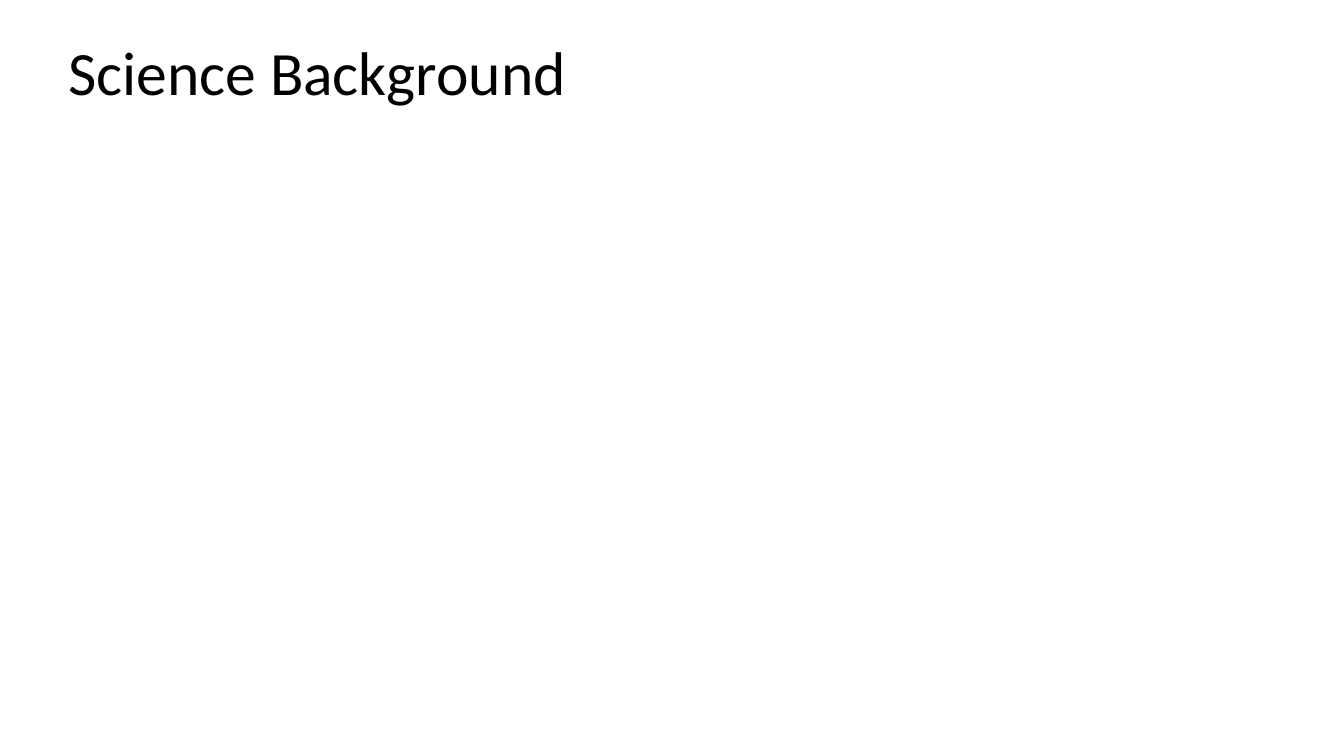
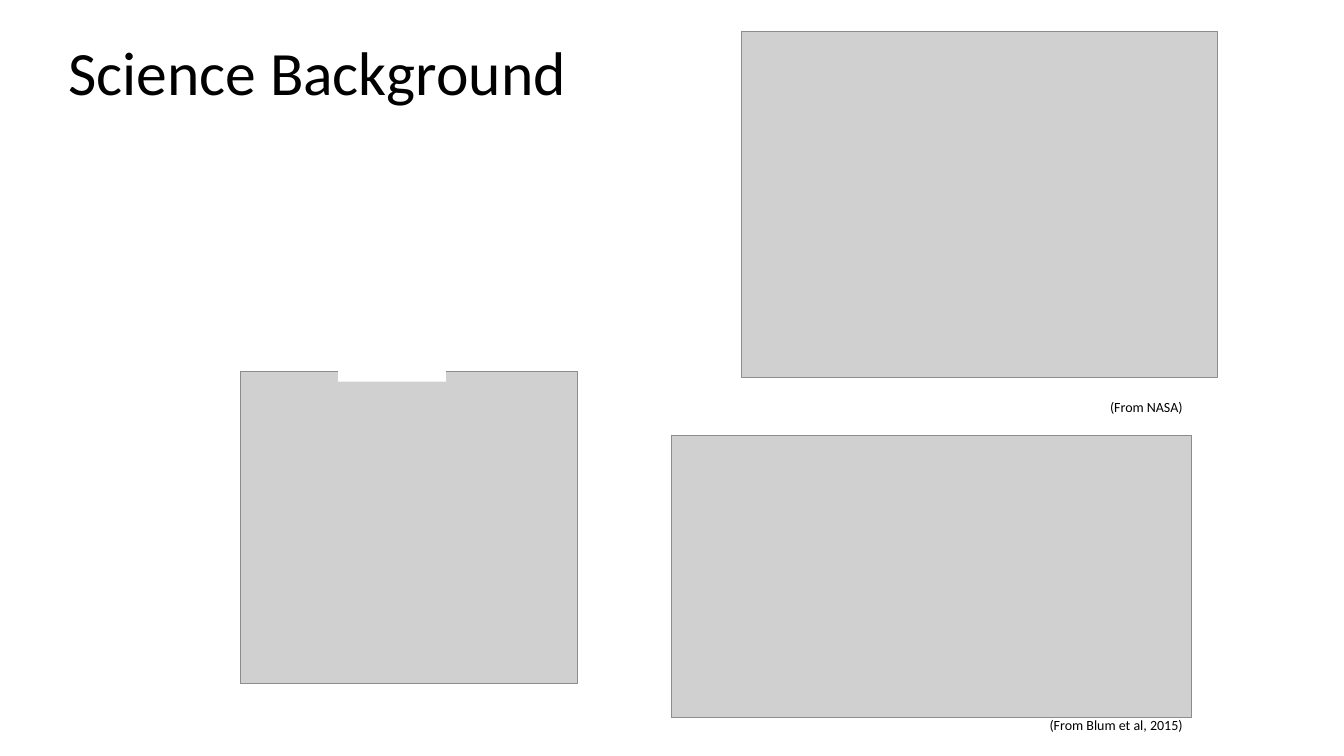
Before and after one commit to conradmr98/lasp-microburst-research, a slide deck: slide 3 of sampexlib/Concept Summaries/LASP Research Summary.pptx. Drawn at 1344x756 pixels with LibreOffice and Linux fonts; fonts in the diff are those of the drawing; grey boxes stand for pictures. Boxes give left, top, right and bottom in pixels: in the first picture for what was removed or moved away, otherwise in the second. Text is boxed around its words. In the diff, an @@ line names an element or a change of style, - is before the commit and + after.

```diff
--- a/sampexlib/Concept Summaries/LASP Research Summary.pptx
+++ b/sampexlib/Concept Summaries/LASP Research Summary.pptx
@@ picture added at (742,31,1218,378) @@
@@ rectangle added at (338,345,446,382), fill #FFFFFF @@
@@ picture added at (241,372,578,685) @@
@@ text added at (1110,402,1183,414), 10 pt, text #000000 @@
+(From NASA)
@@ picture added at (673,436,1193,717) @@
@@ text added at (1050,720,1183,732), 10 pt, text #000000 @@
+(From Blum et al, 2015)
```
Also in this commit, not shown: 11 other files.
